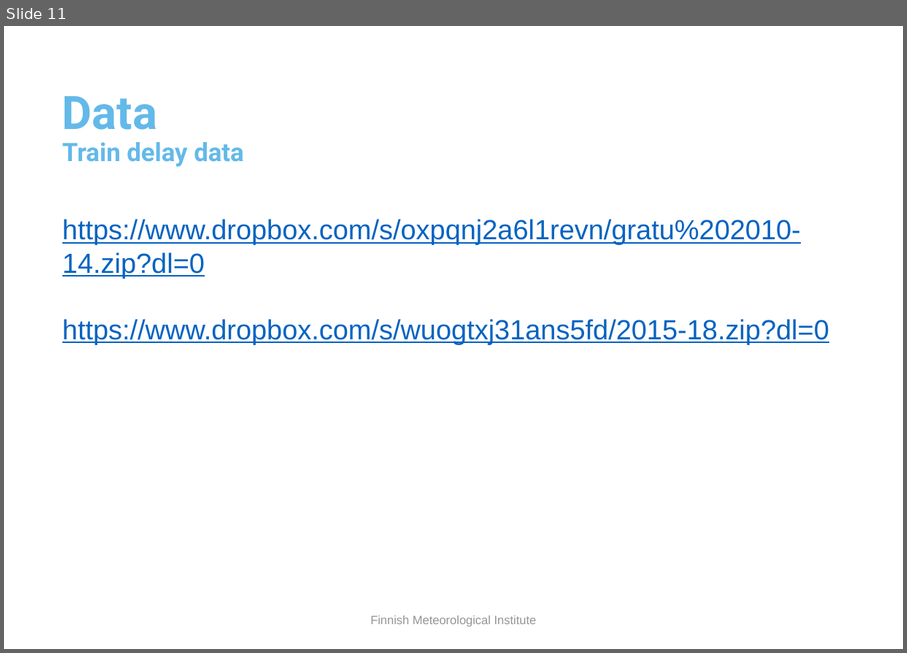
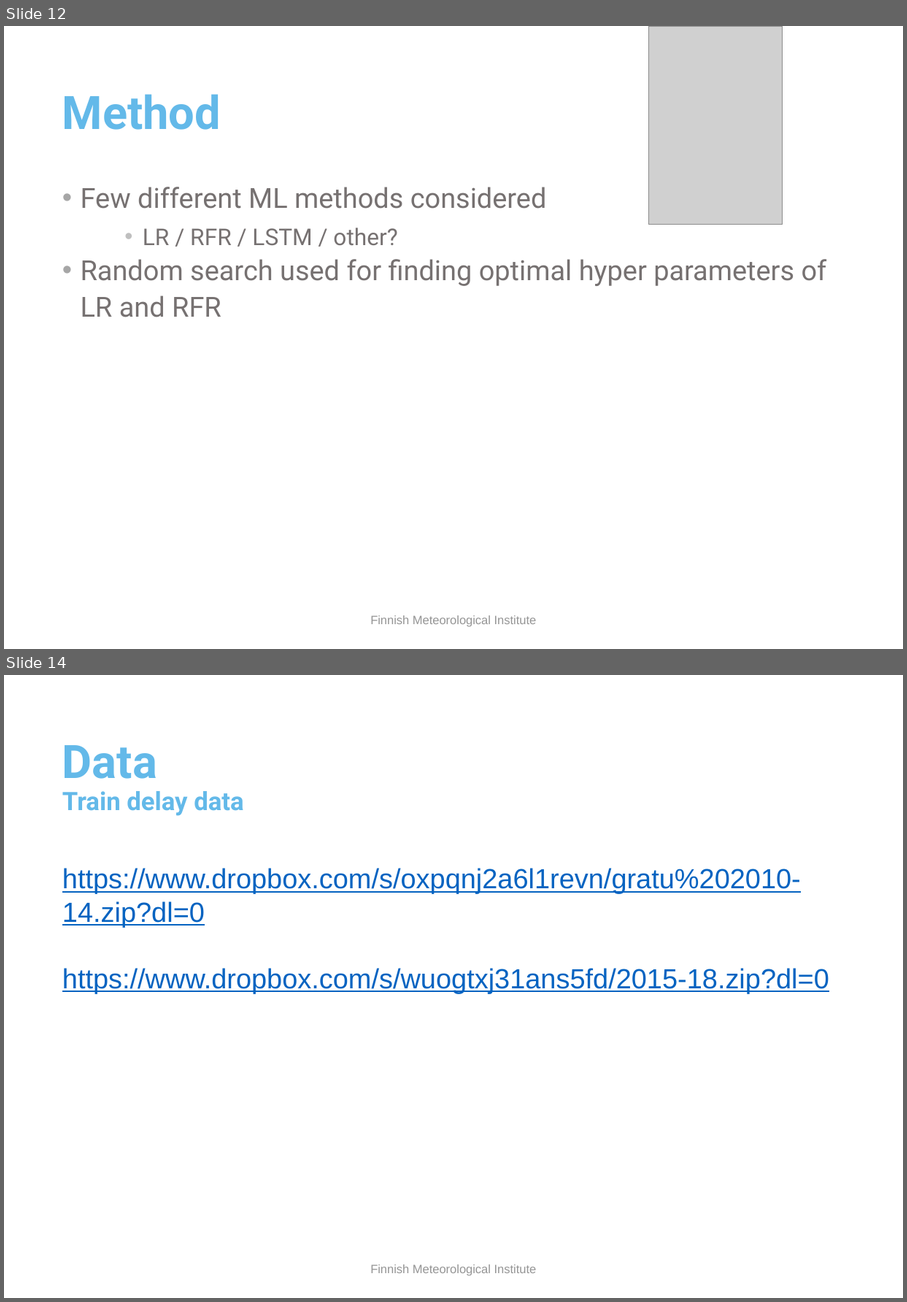
Before and after one commit to fmidev/trains, a slide deck: material/trains_technical.pptx. Shown one above the other, each under a label of ours: slide 11 before the commit, slides 12 and 14 after it; the slides between them are not shown. The pictures are 907x653 and 907x1302 pixels, drawn with LibreOffice and Linux fonts; fonts in the diff are those of the drawing; grey boxes stand for pictures; background and template pictures are left out. Boxes give left, top, right and bottom in pixels: in the first picture for what was removed or moved away, otherwise in the second. Text is boxed around its words. In the diff, an @@ line names an element or a change of style, - is before the commit and + after.

```diff
--- a/material/trains_technical.pptx
+++ b/material/trains_technical.pptx
@@ slide 12 added at [4, 26, 903, 649], background picture (left out) @@
@@ picture added at [649, 26, 783, 225] @@
@@ title added at [62, 94, 221, 130], 40 pt, text #63B9E9, bold @@
+Method
@@ text added at [81, 187, 827, 317], 24 pt, text #767171 @@
+• Few different ML methods considered
+  • LR / RFR / LSTM / other?
+• Random search used for finding optimal hyper parameters of LR and RFR
@@ text added at [370, 615, 537, 627], 10.5 pt, text #959595 @@
+Finnish Meteorological Institute
@@ what was slide 11 is now slide 14 @@
```
Also in this commit, not shown: 9 slides changed, 3 other slides added, 1 slide removed, 16 other files.
